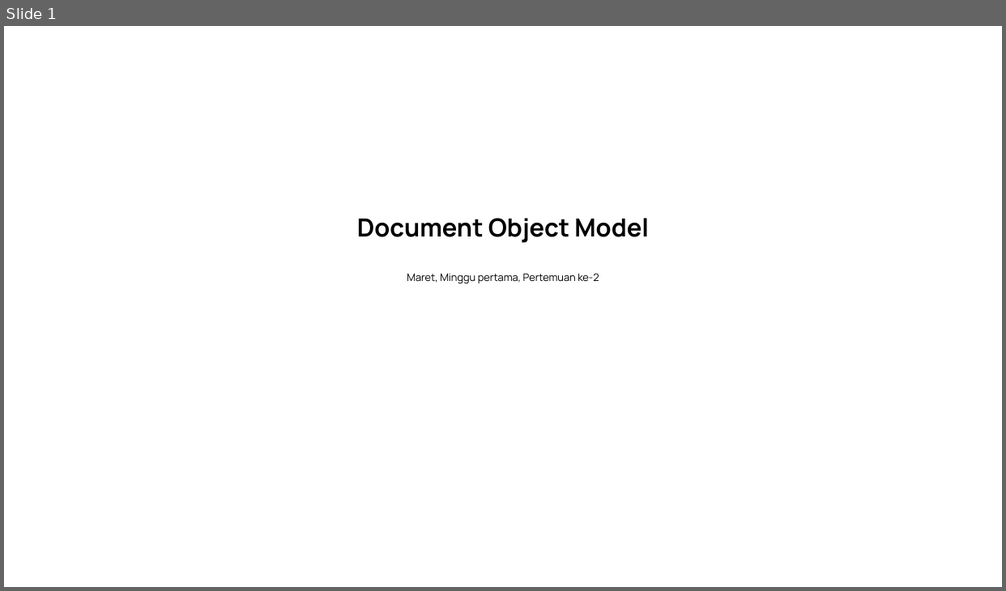
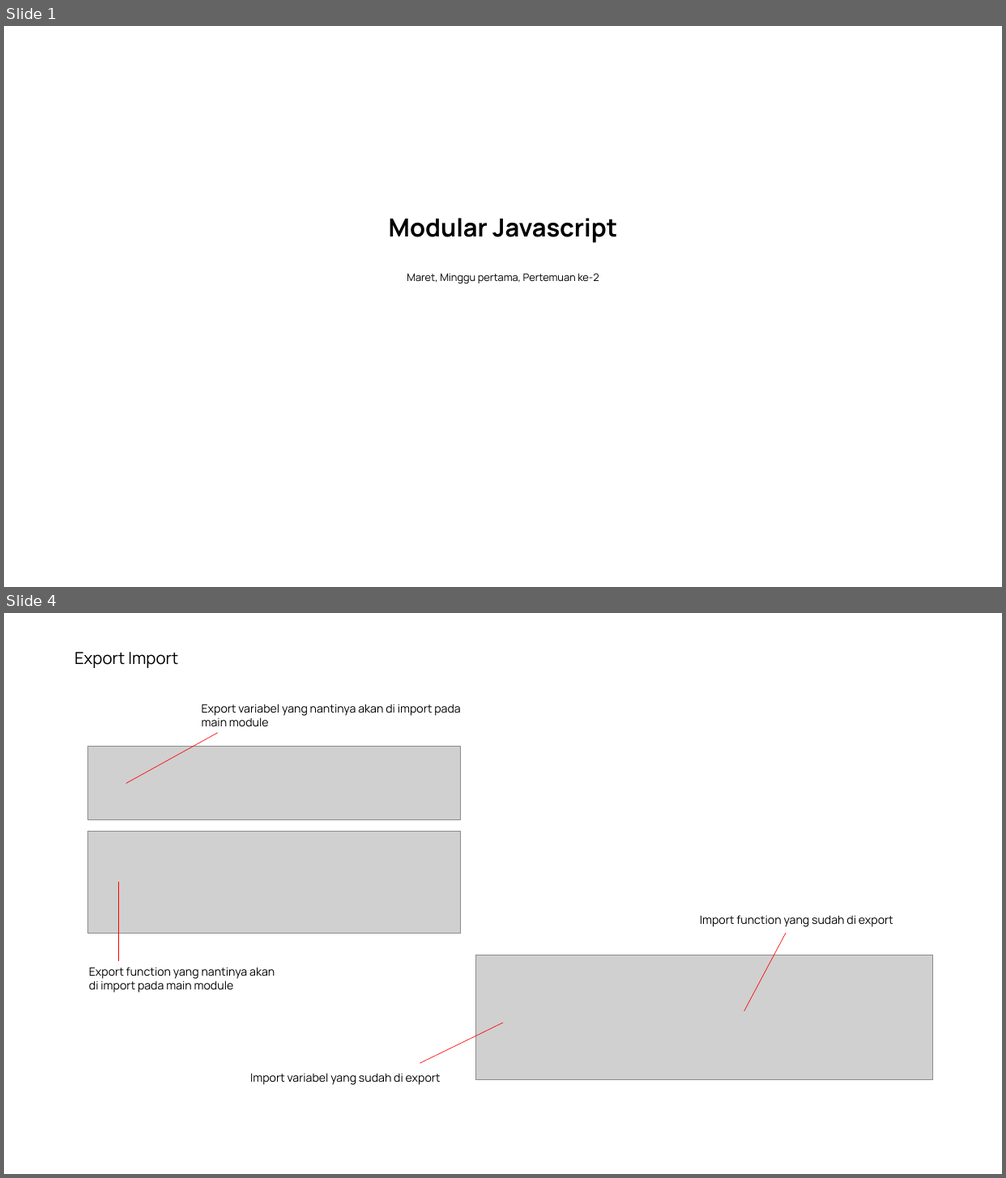
Before and after one commit to saddam-satria/learning-material, a slide deck: march/week-1/meeting-3/PPT.pptx. Shown one above the other, each under a label of ours: slide 1 before the commit, slides 1 and 4 after it; the slides between them are not shown. The pictures are 1006x591 and 1006x1178 pixels, drawn with LibreOffice and Linux fonts; fonts in the diff are those of the drawing; grey boxes stand for pictures. Boxes give left, top, right and bottom in pixels: in the first picture for what was removed or moved away, otherwise in the second. Text is boxed around its words. In the diff, an @@ line names an element or a change of style, - is before the commit and + after.

```diff
--- a/march/week-1/meeting-3/PPT.pptx
+++ b/march/week-1/meeting-3/PPT.pptx
@@ slide 4 added at (4,613,1002,1174), background #FFFFFF @@
@@ text added at (74,652,178,668), 16 pt, text #000000 @@
+Export Import
@@ text added at (202,704,460,727), 11 pt, text #000000 @@
+Export variabel yang nantinya akan di import pada main module
@@ line added from (126, 784) to (218, 733), #FF0000 0.5 pt @@
@@ picture added at (88,747,461,820) @@
@@ picture added at (88,831,461,933) @@
@@ line added from (118, 961) to (118, 882), #FF0000 0.5 pt @@
@@ text added at (700,915,893,927), 11 pt, text #000000 @@
+Import function yang sudah di export
@@ line added from (744, 1012) to (786, 934), #FF0000 0.5 pt @@
@@ text added at (89,967,275,993), 11 pt, text #000000 @@
+Export function yang nantinya akan di import pada main module
@@ picture added at (475,955,933,1080) @@
@@ line added from (503, 1023) to (420, 1063), #FF0000 0.5 pt @@
@@ text added at (250,1073,441,1085), 11 pt, text #000000 @@
+Import variabel yang sudah di export
@@ slide 1 changed as well @@
@@ text at (389,218,617,243): text changed @@
-Document Object Model
+Modular Javascript
```
Also in this commit, not shown: 3 other slides added, 7 slides removed, 9 other files.
